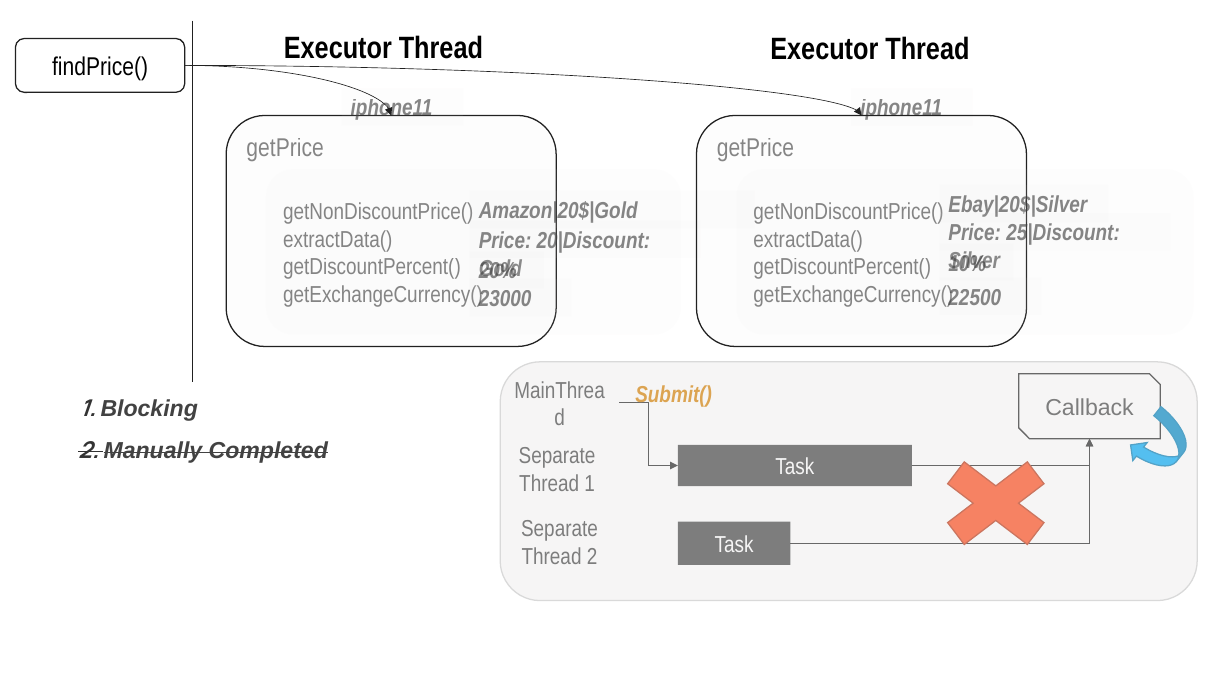
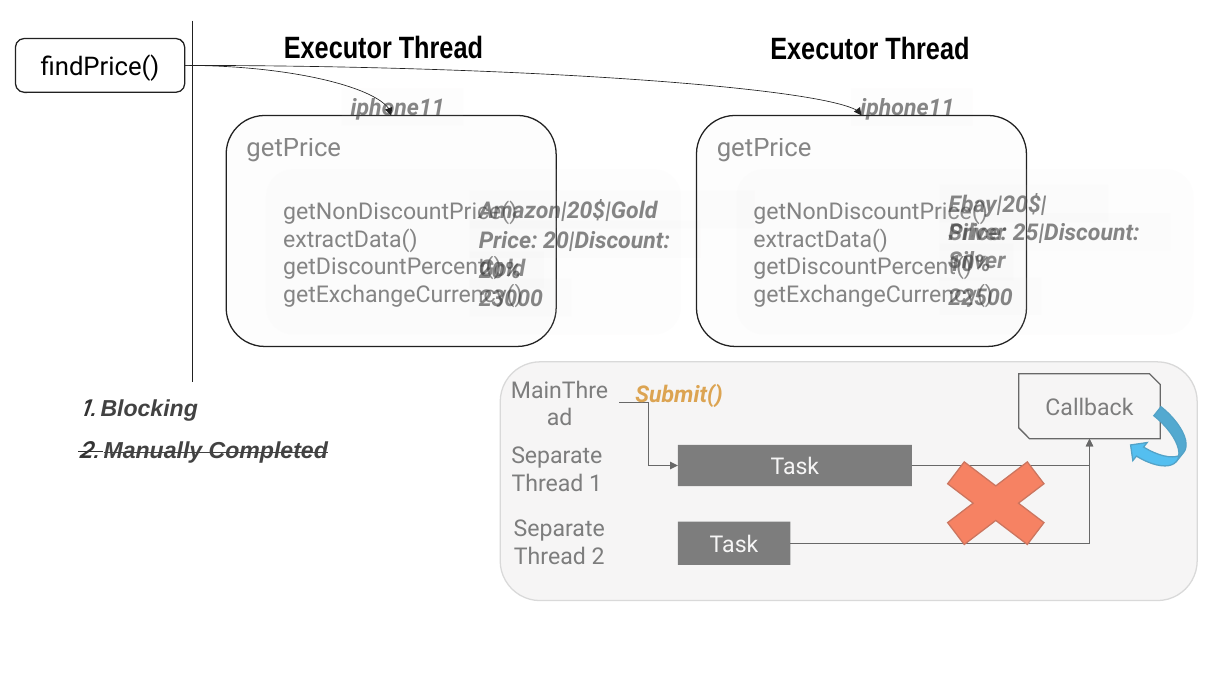
Before and after one commit to DevDay2019-AxonActive/DevDay2019---Advanced-Java, a slide deck: slide 12 of presentations/java_future.pptx. Drawn at 1232x693 pixels with LibreOffice and Linux fonts; fonts in the diff are those of the drawing; background and template pictures are left out. Boxes give left, top, right and bottom in pixels: in the first picture for what was removed or moved away, otherwise in the second. Text is boxed around its words. In the diff, an @@ line names an element or a change of style, - is before the commit and + after.

```diff
--- a/presentations/java_future.pptx
+++ b/presentations/java_future.pptx
@@ font Arial Narrow to Roboto in 21 elements at [16, 39, 185, 92], [511, 446, 602, 491], [678, 445, 912, 486], [500, 380, 619, 426], [514, 519, 605, 564], [678, 521, 791, 565], [635, 384, 722, 407], [226, 116, 556, 347], [351, 95, 445, 120], [860, 98, 954, 120], [283, 201, 522, 307], [479, 197, 658, 223], [470, 221, 701, 258], [470, 251, 543, 288], [479, 285, 543, 307], [697, 116, 1027, 347], [753, 198, 992, 307], [948, 191, 1046, 240], [948, 220, 1140, 273], [948, 284, 1012, 307], [940, 243, 1014, 280] @@
@@ rectangle "10%": place and size @@
-rectangle "10%" at [948, 252, 986, 276]
+rectangle "10%" at [940, 243, 1014, 280]
@@ snip diag rect "Callback" at [1019, 373, 1161, 439]: font Arial to Roboto @@
```
Also in this commit, not shown: 17 other slides changed.
